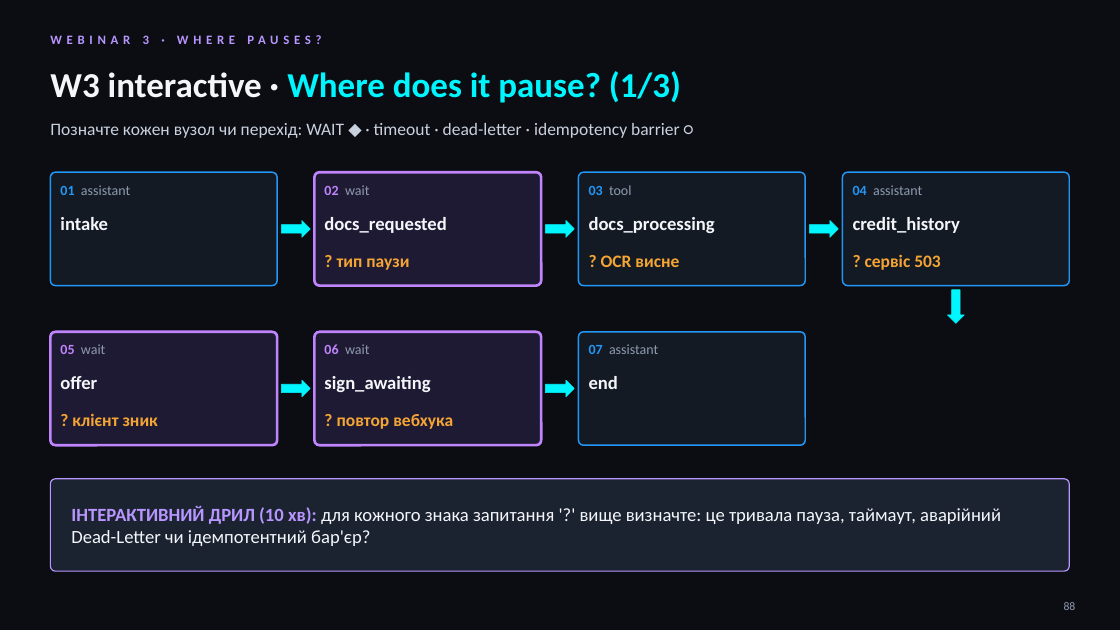
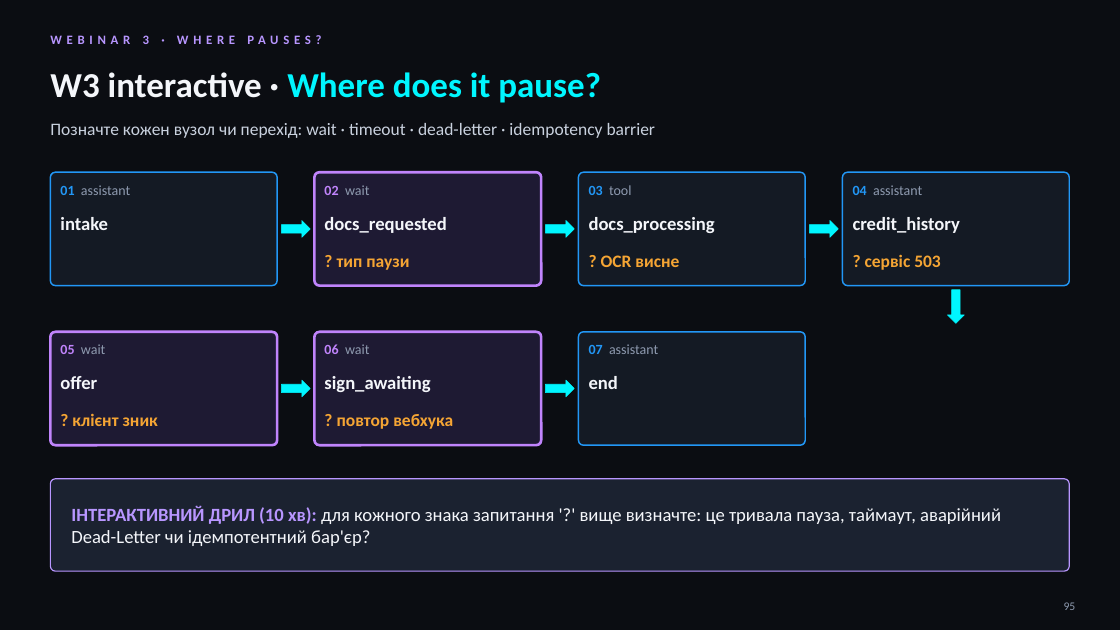
Before and after one commit to zinur/loan-copilot, a slide deck: slide 95 of Loan_Copilot_Workshop.pptx (slide 88 before the commit). Drawn at 1120x630 pixels with LibreOffice and Linux fonts; fonts in the diff are those of the drawing. Boxes give left, top, right and bottom in pixels: in the first picture for what was removed or moved away, otherwise in the second. Text is boxed around its words. In the diff, an @@ line names an element or a change of style, - is before the commit and + after.

```diff
--- a/Loan_Copilot_Workshop.pptx
+++ b/Loan_Copilot_Workshop.pptx
@@ text at (50, 72, 600, 103): text changed @@
-W3 interactive · Where does it pause? (1/3)
+W3 interactive · Where does it pause?
@@ text at (50, 123, 656, 138): text changed @@
-Позначте кожен вузол чи перехід: WAIT ◆ · timeout · dead-letter · idempotency barrier ○
+Позначте кожен вузол чи перехід: wait · timeout · dead-letter · idempotency barrier
@@ page number at (1064, 602, 1076, 610): text changed @@
-88
+95
```
Also in this commit, not shown: 12 other slides changed, 2 slides removed, 20 other files.
